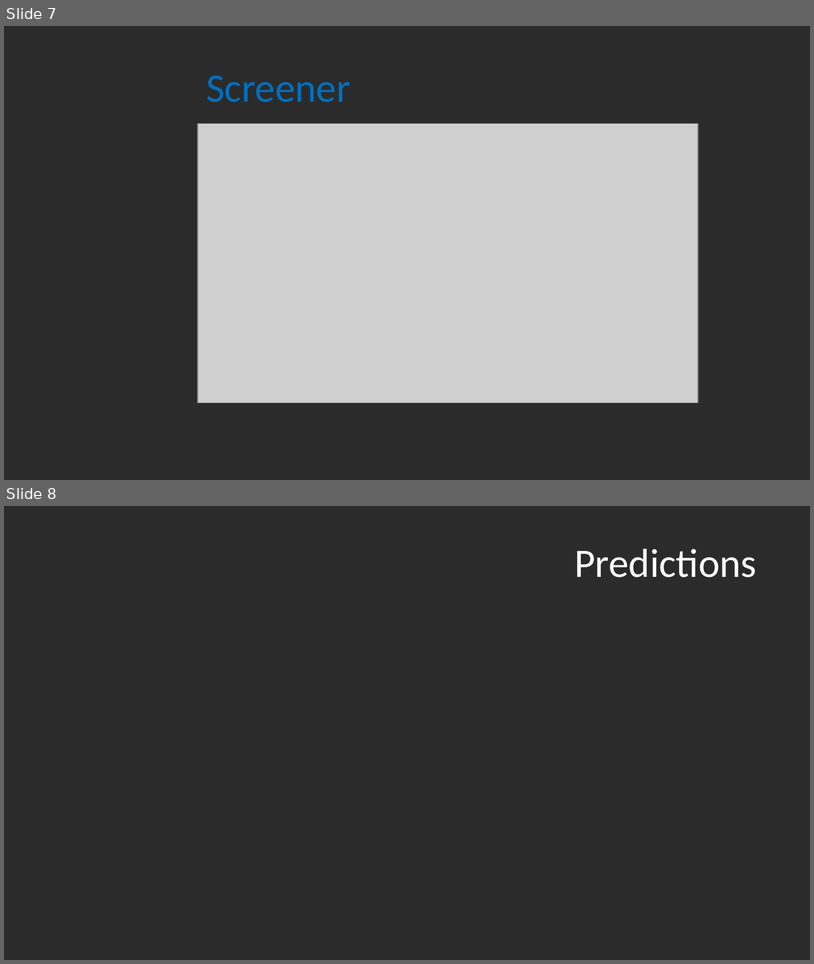
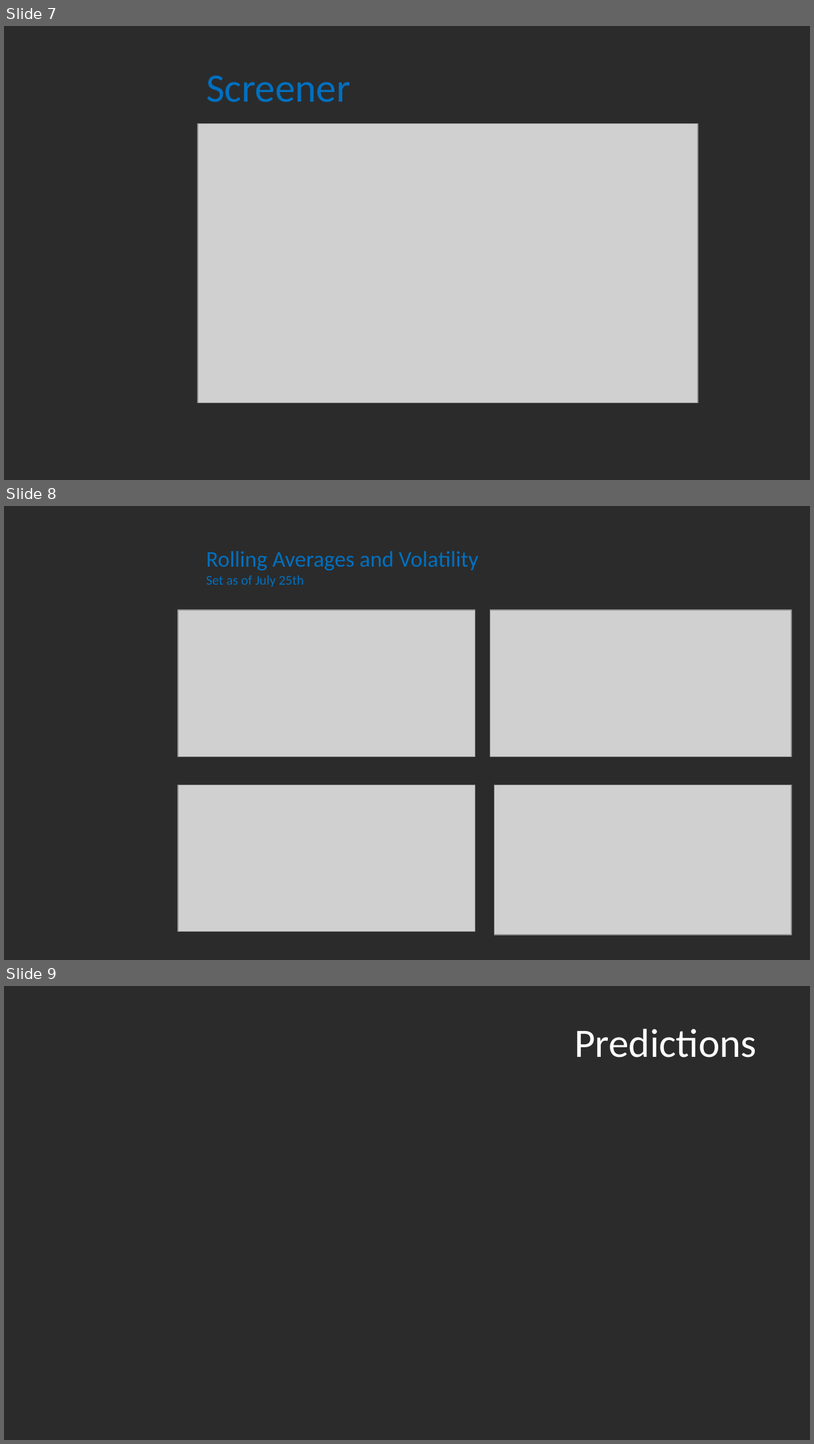
Before and after one commit to patricia-raj/financial-market-trading-dashboard, a slide deck: Project3.pptx. Shown one above the other, each under a label of ours: slides 7 and 8 before the commit, slides 7, 8 and 9 after it. The pictures are 814x964 and 814x1444 pixels, drawn with LibreOffice and Linux fonts; fonts in the diff are those of the drawing; grey boxes stand for pictures; background and template pictures are left out; a plain dark background stands for a picture behind light text. Boxes give left, top, right and bottom in pixels: in the first picture for what was removed or moved away, otherwise in the second. Text is boxed around its words. In the diff, an @@ line names an element or a change of style, - is before the commit and + after.

```diff
--- a/Project3.pptx
+++ b/Project3.pptx
@@ slide 8 added at [4, 506, 810, 960], background picture (left out) @@
@@ title added at [206, 551, 479, 587], 20 pt, text #0070C0 @@
+Rolling Averages and Volatility
+Set as of July 25th
@@ picture added at [178, 610, 476, 757] @@
@@ picture added at [490, 610, 792, 757] @@
@@ picture added at [178, 785, 476, 932] @@
@@ picture added at [494, 785, 792, 935] @@
@@ what was slide 8 is now slide 9 @@
```
Also in this commit, not shown: 3 other files.
